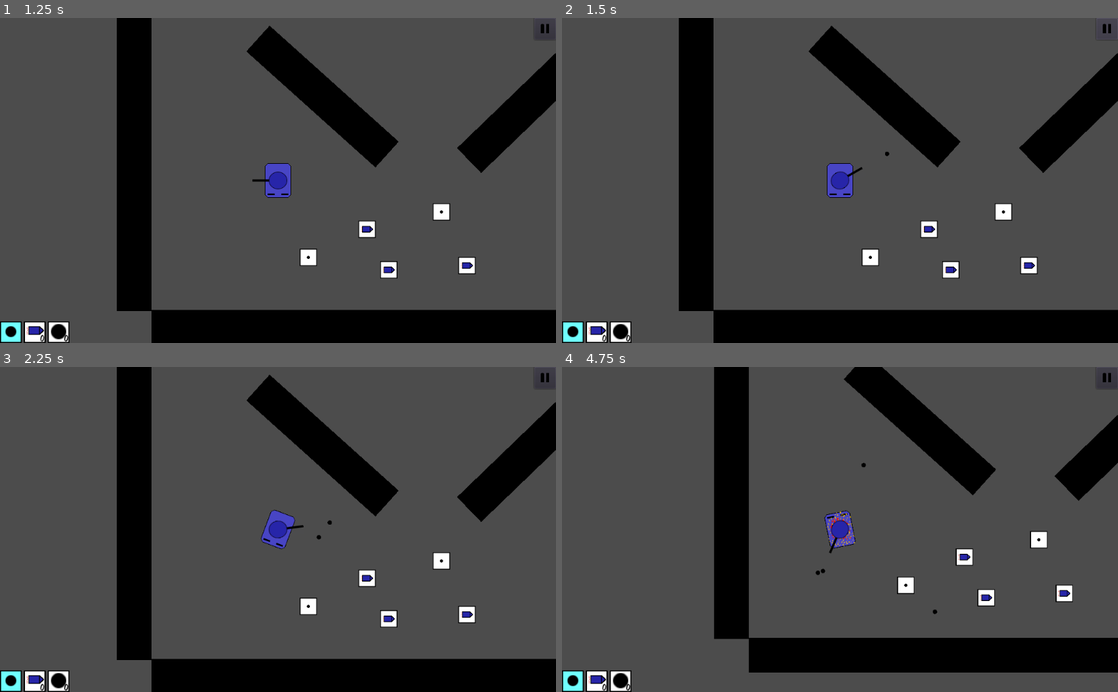
Above: before the commit, frames 1-4 (two rows, left to right).
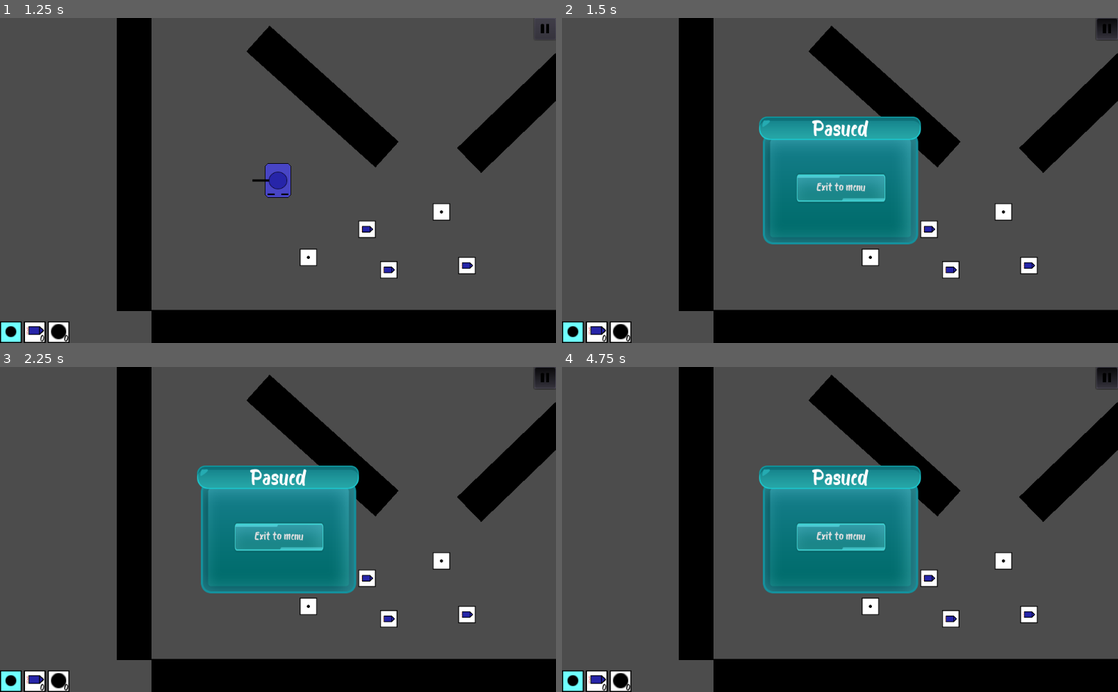
Above: after the commit, the same moments.

Repository: mm-102/godot_tanks
Game: Godot game, scene res://Main.tscn
The game is run twice, just before and just after one commit, with the same random seed, the same clock (stepped at 60 frames per second) and the same inputs.
Inputs (mouse positions are in pixels of both pictures, inside the frame that each line leads up to):
- Up to frame 1 (1.25 s): click "Single" at 0.5 s
- Up to frame 2 (1.5 s): click (1106, 27) at 1.25 s
- Up to frame 3 (2.25 s): move the mouse to (400, 513) at 2.02 s; press the mouse at (400, 513) at 2.03 s; hold D (p_right) from 2.03 s (still down)
- Up to frame 4 (4.75 s): move the mouse to (728, 545) at 2.77 s; release D (p_right) at 2.78 s; release the mouse at (728, 545) at 2.78 s; hold S (p_backward) 2.78-3.53 s; tap 1 (p_bullet) at 2.85 s; click (728, 545) at 3.05 s; move the mouse to (895, 458) at 3.52 s; press the mouse at (895, 458) at 3.53 s; hold D (p_right) 3.53-4.28 s; tap 3 (p_frag) at 3.6 s; move the mouse to (812, 594) at 4.27 s; release the mouse at (812, 594) at 4.28 s; hold W (p_forward) from 4.28 s (still down); tap 2 (p_rocket) at 4.35 s; click (812, 594) at 4.55 s

Frame 1 is identical in both runs. In frame 2, 11% of the frame differs, in the area x 35-100%, y 0-70%; in frame 3, 11%; in frame 4, 40%, in the area x 21-100%, y 0-100%.

Commit message:
Add functionality to pause button  - pause can be triggered using mouse or pressing escape button  - if on singleplayer game in the background will freeze  - pause menu appears with "exit to menu" button
 - change player mouse input from inside _integrate_forces to _unhandled_input
 - close server connection when exiting to menu (add close() in Transfer.gd)
 - use get_tree().reload_current_scene() to restart the game after exiting to menu

Diff:
--- /dev/null
+++ b/GUI/Menu.tres
@@ -0,0 +1,37 @@
+[gd_resource type="Theme" load_steps=9 format=2]
+
+[ext_resource path="res://textures/GUI/Button.png" type="Texture" id=1]
+[ext_resource path="res://textures/text/Bosk.ttf" type="DynamicFontData" id=2]
+
+[sub_resource type="DynamicFont" id=6]
+size = 20
+font_data = ExtResource( 2 )
+
+[sub_resource type="StyleBoxTexture" id=1]
+texture = ExtResource( 1 )
+region_rect = Rect2( 0, 0, 244, 43 )
+modulate_color = Color( 0.909804, 0.909804, 0.909804, 1 )
+
+[sub_resource type="StyleBoxTexture" id=2]
+texture = ExtResource( 1 )
+region_rect = Rect2( 0, 0, 244, 43 )
+
+[sub_resource type="StyleBoxTexture" id=3]
+texture = ExtResource( 1 )
+region_rect = Rect2( 0, 0, 244, 43 )
+modulate_color = Color( 0.54902, 0.54902, 0.54902, 1 )
+
+[sub_resource type="DynamicFont" id=8]
+font_data = ExtResource( 2 )
+
+[sub_resource type="DynamicFont" id=4]
+size = 40
+font_data = ExtResource( 2 )
+
+[resource]
+Button/fonts/font = SubResource( 6 )
+Button/styles/hover = SubResource( 1 )
+Button/styles/normal = SubResource( 2 )
+Button/styles/pressed = SubResource( 3 )
+CheckBox/fonts/font = SubResource( 8 )
+Label/fonts/font = SubResource( 4 )
--- a/GUI/Menu.tscn
+++ b/GUI/Menu.tscn
@@ -1,42 +1,9 @@
-[gd_scene load_steps=13 format=2]
+[gd_scene load_steps=6 format=2]
 
 [ext_resource path="res://textures/GUI/MiniMenu.png" type="Texture" id=1]
-[ext_resource path="res://textures/GUI/Button.png" type="Texture" id=2]
+[ext_resource path="res://GUI/Menu.tres" type="Theme" id=2]
 [ext_resource path="res://textures/text/Bosk.ttf" type="DynamicFontData" id=3]
 [ext_resource path="res://GUI/Menu.gd" type="Script" id=4]
-
-[sub_resource type="DynamicFont" id=6]
-size = 20
-font_data = ExtResource( 3 )
-
-[sub_resource type="StyleBoxTexture" id=1]
-texture = ExtResource( 2 )
-region_rect = Rect2( 0, 0, 244, 43 )
-modulate_color = Color( 0.909804, 0.909804, 0.909804, 1 )
-
-[sub_resource type="StyleBoxTexture" id=2]
-texture = ExtResource( 2 )
-region_rect = Rect2( 0, 0, 244, 43 )
-
-[sub_resource type="StyleBoxTexture" id=3]
-texture = ExtResource( 2 )
-region_rect = Rect2( 0, 0, 244, 43 )
-modulate_color = Color( 0.54902, 0.54902, 0.54902, 1 )
-
-[sub_resource type="DynamicFont" id=8]
-font_data = ExtResource( 3 )
-
-[sub_resource type="DynamicFont" id=4]
-size = 40
-font_data = ExtResource( 3 )
-
-[sub_resource type="Theme" id=5]
-Button/fonts/font = SubResource( 6 )
-Button/styles/hover = SubResource( 1 )
-Button/styles/normal = SubResource( 2 )
-Button/styles/pressed = SubResource( 3 )
-CheckBox/fonts/font = SubResource( 8 )
-Label/fonts/font = SubResource( 4 )
 
 [sub_resource type="DynamicFont" id=9]
 resource_local_to_scene = true
@@ -44,11 +11,12 @@
 font_data = ExtResource( 3 )
 
 [node name="Menu" type="Control"]
+pause_mode = 2
 anchor_left = 0.5
 anchor_top = 0.5
 anchor_right = 0.5
 anchor_bottom = 0.5
-theme = SubResource( 5 )
+theme = ExtResource( 2 )
 script = ExtResource( 4 )
 
 [node name="Background" type="TextureRect" parent="."]
--- a/Main.gd
+++ b/Main.gd
@@ -21,6 +21,9 @@
 
 func exit_to_menu():
 	#[improve] Figure out way to just queue free everything and start main tscn
-	$"/root/Transfer".queue_free()
-	$Map.queue_free()
+	if is_multiplayer:
+		$"/root/Transfer".close()
+		$"/root/Transfer".queue_free()
+	#warning-ignore:return_value_discarded
+	get_tree().reload_current_scene() # I guess it works
 	add_child(menu_gui_tscn.instance())
--- /dev/null
+++ b/Player/Player_GUI/ExitToMenuButton.gd
@@ -0,0 +1,6 @@
+extends Button
+
+
+func _on_ExitToMenuButton_pressed():
+	get_tree().paused = false
+	get_tree().root.get_node("Main").exit_to_menu()
--- a/Player/Player_GUI/GUI.gd
+++ b/Player/Player_GUI/GUI.gd
@@ -1,4 +1,5 @@
 extends MarginContainer
+
 
 var current_type = Ammunition.TYPES.BULLET
 
@@ -28,3 +29,14 @@
 	Backgrounds[new_type].modulate = selection_color
 
 	current_type = new_type
+
+func _input(event : InputEvent):
+	if event.is_action_pressed("ui_cancel"):
+		$PauseButton.pressed = !$PauseButton.pressed
+
+func _on_PauseButton_toggled(button_pressed):
+	var is_multiplayer = get_tree().root.get_node("Main").is_multiplayer
+	if !(is_multiplayer):
+		get_tree().paused = button_pressed
+
+	$Pause.visible = button_pressed
--- a/Player/Player_GUI/GUI.tscn
+++ b/Player/Player_GUI/GUI.tscn
@@ -1,15 +1,19 @@
-[gd_scene load_steps=6 format=2]
+[gd_scene load_steps=7 format=2]
 
 [ext_resource path="res://Player/Player_GUI/BulletCounter.tscn" type="PackedScene" id=1]
 [ext_resource path="res://Player/Player_GUI/RocketCounter.tscn" type="PackedScene" id=2]
 [ext_resource path="res://Player/Player_GUI/FragBombCounter.tscn" type="PackedScene" id=3]
 [ext_resource path="res://Player/Player_GUI/GUI.gd" type="Script" id=4]
 [ext_resource path="res://textures/PlayerGUI/pause.png" type="Texture" id=5]
+[ext_resource path="res://Player/Player_GUI/Pause.tscn" type="PackedScene" id=7]
 
 [node name="GUI" type="MarginContainer"]
+pause_mode = 2
+process_priority = 1
 anchor_right = 1.0
 anchor_bottom = 1.0
 focus_mode = 1
+mouse_filter = 2
 script = ExtResource( 4 )
 
 [node name="PauseButton" type="Button" parent="."]
@@ -20,6 +24,7 @@
 focus_mode = 0
 size_flags_horizontal = 8
 size_flags_vertical = 0
+toggle_mode = true
 shortcut_in_tooltip = false
 enabled_focus_mode = 0
 icon = ExtResource( 5 )
@@ -64,3 +69,18 @@
 margin_top = 0.0
 margin_right = 128.0
 margin_bottom = 40.0
+
+[node name="Pause" parent="." instance=ExtResource( 7 )]
+visible = false
+anchor_left = 0.0
+anchor_top = 0.0
+anchor_right = 0.0
+anchor_bottom = 0.0
+margin_left = 363.0
+margin_top = 182.0
+margin_right = 661.0
+margin_bottom = 418.0
+size_flags_horizontal = 4
+size_flags_vertical = 4
+
+[connection signal="toggled" from="PauseButton" to="." method="_on_PauseButton_toggled"]
--- /dev/null
+++ b/Player/Player_GUI/Pause.tscn
@@ -0,0 +1,38 @@
+[gd_scene load_steps=4 format=2]
+
+[ext_resource path="res://textures/GUI/MiniMenu.png" type="Texture" id=1]
+[ext_resource path="res://GUI/Menu.tres" type="Theme" id=2]
+[ext_resource path="res://Player/Player_GUI/ExitToMenuButton.gd" type="Script" id=3]
+
+[node name="Pause" type="TextureRect"]
+anchor_left = 0.5
+anchor_top = 0.5
+anchor_right = 0.5
+anchor_bottom = 0.5
+margin_left = -149.0
+margin_top = -118.0
+theme = ExtResource( 2 )
+texture = ExtResource( 1 )
+
+[node name="Label" type="Label" parent="."]
+anchor_top = 0.021
+anchor_right = 1.003
+anchor_bottom = 0.203
+margin_top = 0.0439997
+margin_right = 0.105988
+margin_bottom = 0.0919991
+text = "Pasued"
+align = 1
+valign = 1
+
+[node name="ExitToMenuButton" type="Button" parent="."]
+anchor_left = 0.5
+anchor_right = 0.5
+margin_left = -81.0
+margin_top = 104.0
+margin_right = 85.0
+margin_bottom = 160.0
+text = "Exit to menu"
+script = ExtResource( 3 )
+
+[connection signal="pressed" from="ExitToMenuButton" to="ExitToMenuButton" method="_on_ExitToMenuButton_pressed"]
--- a/Player/Tank/Tank.gd
+++ b/Player/Tank/Tank.gd
@@ -66,10 +66,13 @@
 		$"/root/Transfer".fetch_stance(player_stance)
 	set_angular_velocity(direction * ROTATION_SPEED)
 	set_linear_velocity(velocity.rotated(rotation) * SPEED)
-	if Input.is_action_just_pressed("p_shoot"):
+#	if Input.is_action_just_pressed("p_shoot"):
+#		call_deferred("p_shoot")
+#		print("tank")
+
+func _unhandled_input(event):	#prevent shooting while clicking on gui		maybe all player input should go here?
+	if event.is_action_pressed("p_shoot"):
 		call_deferred("_shoot")
-
-
 
 func _shoot():
 	if ammo_left <= 0:
--- a/Singletons/Transfer.gd
+++ b/Singletons/Transfer.gd
@@ -8,7 +8,7 @@
 onready var time_diff_timer_node = $"%TimeDiffTimer"
 onready var clock_node = $"%Clock"
 onready var map_node
-
+var network : NetworkedMultiplayerENet = null
 
 
 #---------- SERVER CREATION ----------
@@ -16,7 +16,7 @@
 	_connect_to_server()
 
 func _connect_to_server():
-	var network = NetworkedMultiplayerENet.new()
+	network = NetworkedMultiplayerENet.new()
 	network.connect("connection_failed", self, "_on_connection_failed")
 	network.connect("connection_succeeded", self, "_on_connection_succeeded")
 	network.connect("server_disconnected", self, "_server_disconnected")
@@ -87,3 +87,8 @@
 		return
 	if !player_id == get_tree().get_network_unique_id():
 		map_node.create_player(player_id)
+
+
+func close():
+	network.call_deferred("close_connection")
+	print("[Transfer]: Disconnected")
